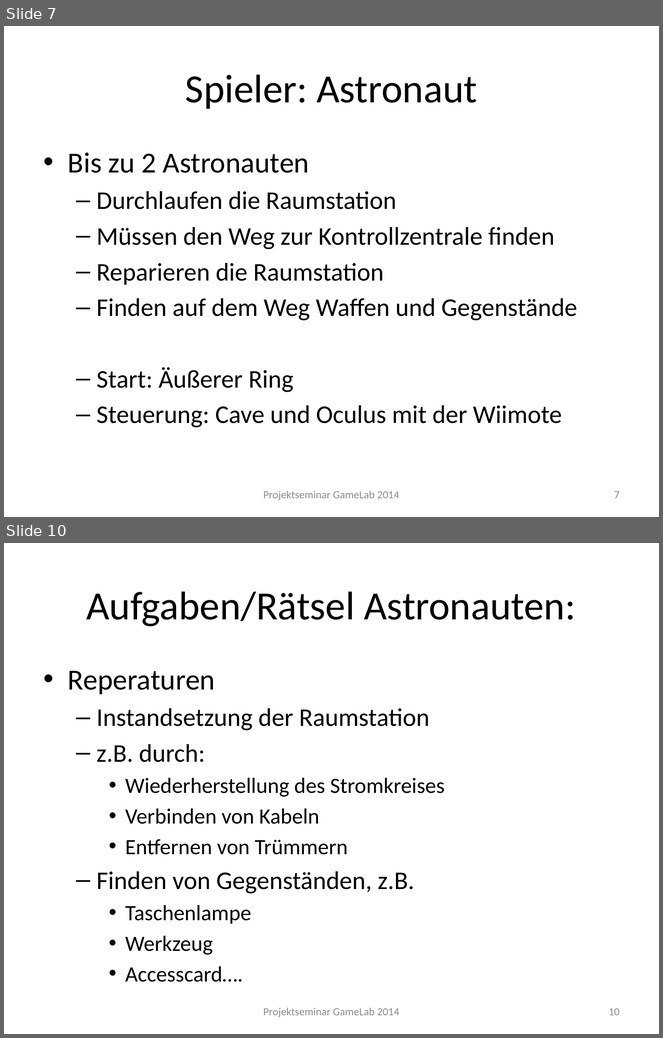
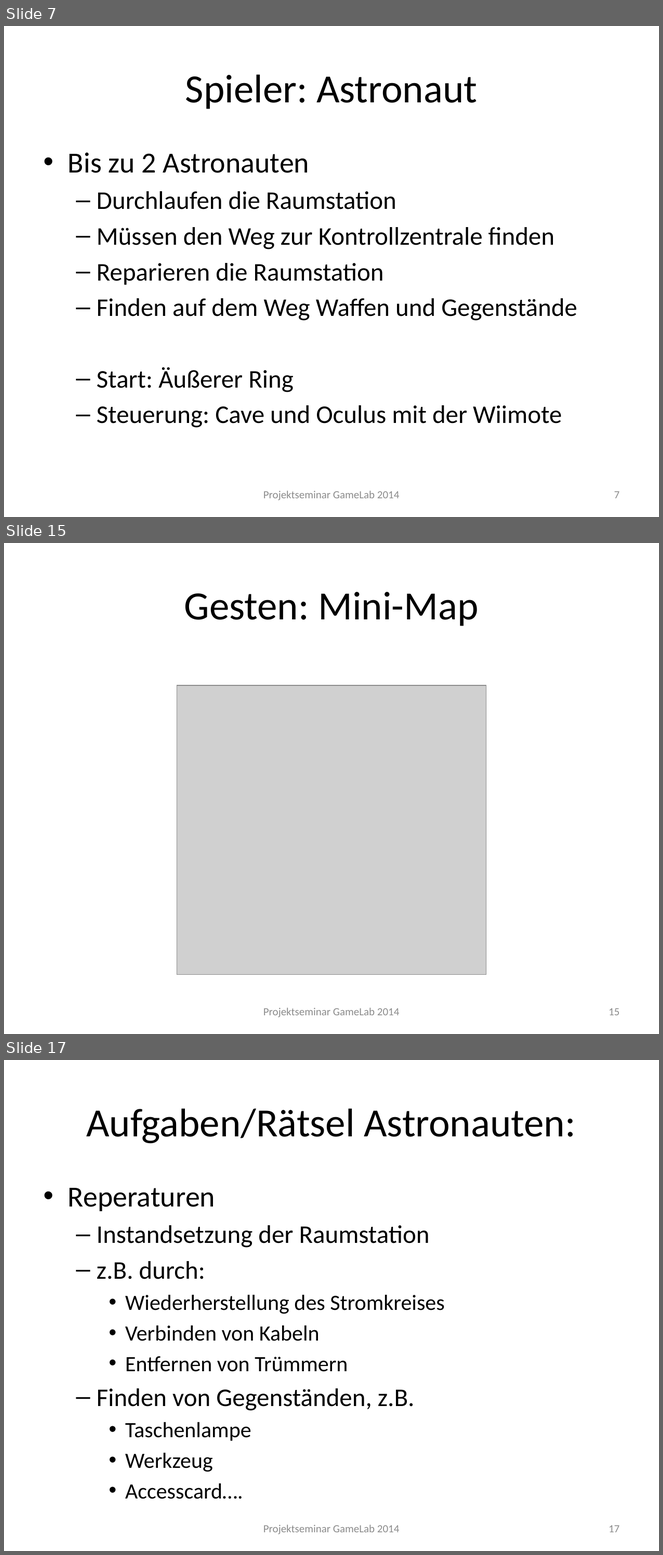
Before and after one commit to Instinctlol/gamelab2014, a slide deck: Abschlusspräsentation/SpielkonzeptFINAL.pptx. Shown one above the other, each under a label of ours: slides 7 and 10 before the commit, slides 7, 15 and 17 after it; the slides between them are not shown. The pictures are 663x1038 and 663x1555 pixels, drawn with LibreOffice and Linux fonts; fonts in the diff are those of the drawing; grey boxes stand for pictures; background and template pictures are left out. Boxes give left, top, right and bottom in pixels: in the first picture for what was removed or moved away, otherwise in the second. Text is boxed around its words. In the diff, an @@ line names an element or a change of style, - is before the commit and + after.

```diff
--- a/Abschlusspräsentation/SpielkonzeptFINAL.pptx
+++ b/Abschlusspräsentation/SpielkonzeptFINAL.pptx
@@ slide 15 added at [4,543,659,1034], background picture (left out) @@
@@ title added at [184,592,478,626], 44 pt, text #000000 @@
+Gesten: Mini-Map
@@ picture added at [177,686,486,976] @@
@@ text added at [263,1008,400,1018], 12 pt, text #8C8C8C @@
+Projektseminar GameLab 2014
@@ page number added at [609,1008,620,1016], 12 pt, text #8C8C8C @@
+15
@@ what was slide 10 is now slide 17 @@
@@ page number at [609,1525,620,1533]: text changed @@
-10
+17
```
Also in this commit, not shown: 2 slides changed, 6 other slides added, 4 other files.
